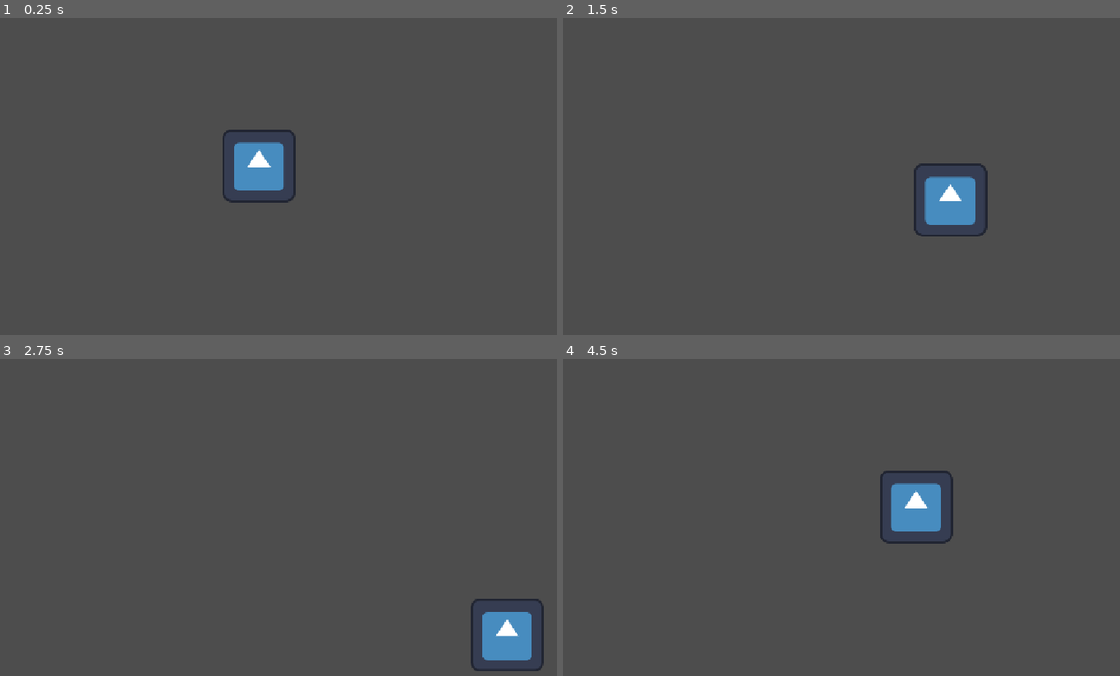
Above: before the commit, frames 1-4 (two rows, left to right).
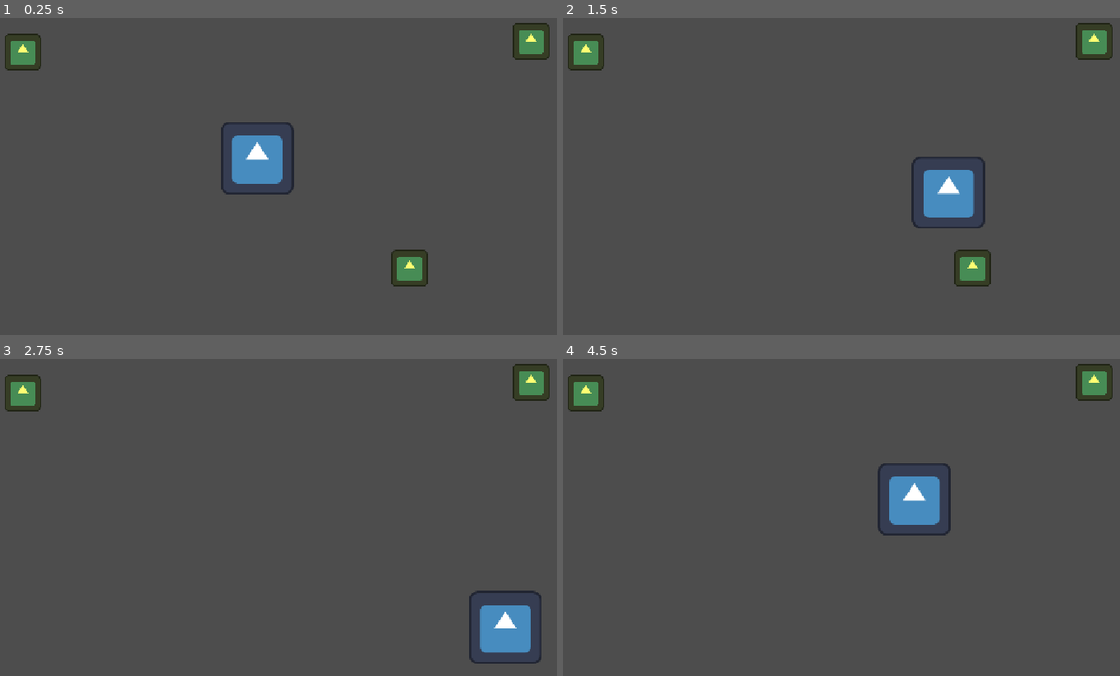
Above: after the commit, the same moments.

Repository: TheOrenday/godot-gamedev.
Game: Godot game, scene res://main.tscn
The game is run twice, just before and just after one commit, with the same random seed, the same clock (stepped at 60 frames per second) and the same inputs. The engine's default icon, where the game draws it, is replaced by a stand-in: a white triangle on a blue panel in a dark square.
Inputs:
- Up to frame 1 (0.25 s): no input
- Up to frame 2 (1.5 s): tap Enter at 0.5 s; hold Right (ui_right) 0.53-1.28 s; hold Down (ui_down) from 1.28 s (still down)
- Up to frame 3 (2.75 s): release Down (ui_down) at 2.03 s; hold Right (ui_right) from 2.03 s (still down)
- Up to frame 4 (4.5 s): release Right (ui_right) at 2.78 s; hold Up (ui_up) 2.78-3.53 s; hold Left (ui_left) from 3.53 s (still down)

The runs differ from the first frame. In frame 1, 3.5% of the frame differs, in the area x 0-99%, y 1-85%; in frame 2, 3.6%; in frame 3, 2.7%; in frame 4, 2.9%.

Commit message:
Add coin counter with groups

Diff:
--- a/icon.gd
+++ b/icon.gd
@@ -1,5 +1,6 @@
-extends Sprite2D
+extends Area2D
 var speed = 300
+var score: int = 0
 # Called when the node enters the scene tree for the first time.
 func _ready() -> void:
 	pass # Replace with function body.
@@ -17,3 +18,12 @@
 		position.y = position.y + speed * delta
 	position.x = clamp(position.x, 64, 1088)
 	position.y = clamp(position.y, 64, 584)
+
+
+func _on_area_entered(area: Area2D) -> void:
+	if area.is_in_group("coins"):
+		area.queue_free()
+		score += 1
+		print("Monedas: ", score)
+		if score == 3:
+			print("Ganaste")
--- a/main.tscn
+++ b/main.tscn
@@ -3,9 +3,62 @@
 [ext_resource type="Texture2D" uid="uid://pxw5274x6l58" path="res://icon.svg" id="1_ig7tw"]
 [ext_resource type="Script" uid="uid://bpxhcq6df21a" path="res://icon.gd" id="2_0xm2m"]
 
+[sub_resource type="RectangleShape2D" id="RectangleShape2D_3nda5"]
+size = Vector2(128, 128)
+
+[sub_resource type="RectangleShape2D" id="RectangleShape2D_tbcmv"]
+size = Vector2(128, 128)
+
 [node name="Node2D" type="Node2D" unique_id=941266617]
 
-[node name="Icon" type="Sprite2D" parent="." unique_id=922166388]
-position = Vector2(572, 308)
+[node name="player" type="Area2D" parent="." unique_id=1652354774]
+position = Vector2(569, 295)
+script = ExtResource("2_0xm2m")
+metadata/_edit_group_ = true
+
+[node name="Icon" type="Sprite2D" parent="player" unique_id=922166388]
 texture = ExtResource("1_ig7tw")
-script = ExtResource("2_0xm2m")
+
+[node name="CollisionShape2D" type="CollisionShape2D" parent="player" unique_id=686961956]
+shape = SubResource("RectangleShape2D_3nda5")
+
+[node name="coin" type="Area2D" parent="." unique_id=2014762798 groups=["coins"]]
+position = Vector2(1049, 90)
+scale = Vector2(0.5, 0.5)
+metadata/_edit_group_ = true
+
+[node name="Sprite2D" type="Sprite2D" parent="coin" unique_id=206625988]
+modulate = Color(1, 1, 0.44705883, 1)
+texture = ExtResource("1_ig7tw")
+
+[node name="CollisionShape2D" type="CollisionShape2D" parent="coin" unique_id=27475319]
+position = Vector2(3, 2)
+shape = SubResource("RectangleShape2D_tbcmv")
+
+[node name="coin2" type="Area2D" parent="." unique_id=483422221 groups=["coins"]]
+position = Vector2(836, 488)
+scale = Vector2(0.5, 0.5)
+metadata/_edit_group_ = true
+
+[node name="Sprite2D" type="Sprite2D" parent="coin2" unique_id=1439501376]
+modulate = Color(1, 1, 0.44705883, 1)
+texture = ExtResource("1_ig7tw")
+
+[node name="CollisionShape2D" type="CollisionShape2D" parent="coin2" unique_id=1985425799]
+position = Vector2(3, 2)
+shape = SubResource("RectangleShape2D_tbcmv")
+
+[node name="coin3" type="Area2D" parent="." unique_id=2012324557 groups=["coins"]]
+position = Vector2(158, 109)
+scale = Vector2(0.5, 0.5)
+metadata/_edit_group_ = true
+
+[node name="Sprite2D" type="Sprite2D" parent="coin3" unique_id=425092131]
+modulate = Color(1, 1, 0.44705883, 1)
+texture = ExtResource("1_ig7tw")
+
+[node name="CollisionShape2D" type="CollisionShape2D" parent="coin3" unique_id=1760603831]
+position = Vector2(3, 2)
+shape = SubResource("RectangleShape2D_tbcmv")
+
+[connection signal="area_entered" from="player" to="player" method="_on_area_entered"]
